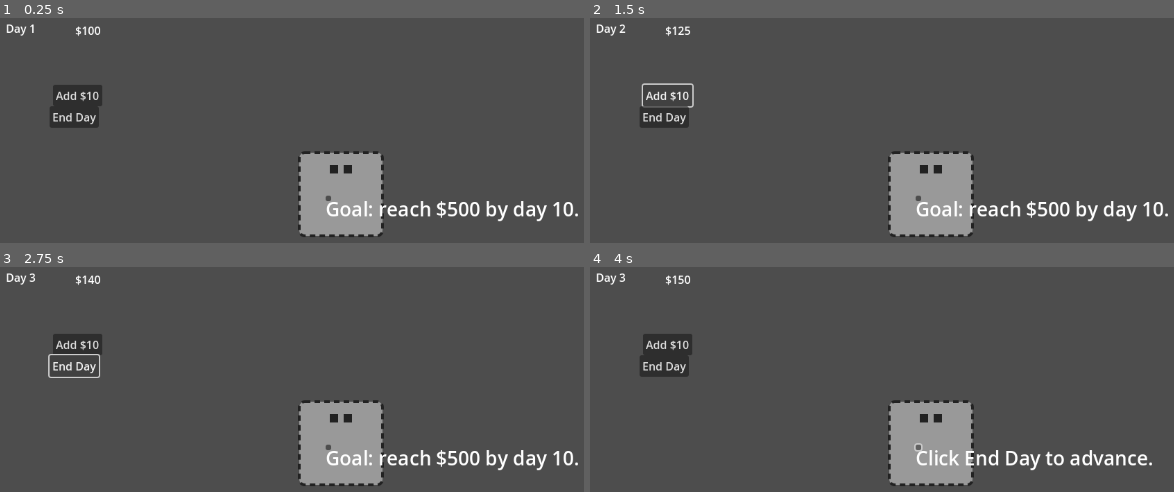
Above: before the commit, frames 1-4 (two rows, left to right).
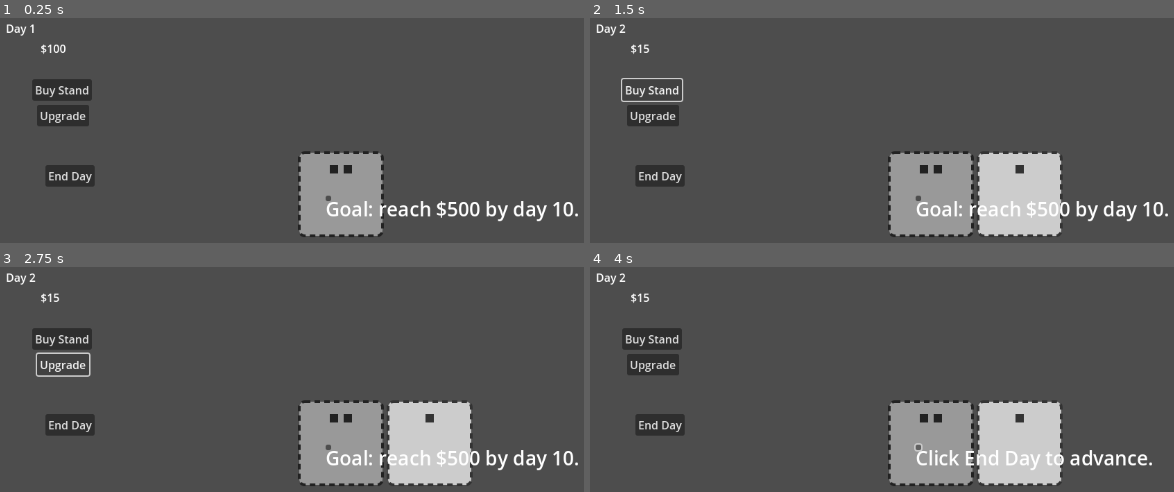
Above: after the commit, the same moments.

Repository: naddicott-dtech/tycoon-template
Game: Godot game, scene res://scenes/Main.tscn
The game is run twice, just before and just after one commit, with the same random seed, the same clock (stepped at 60 frames per second) and the same inputs.
Inputs (mouse positions are in pixels of both pictures, inside the frame that each line leads up to):
- Up to frame 1 (0.25 s): no input
- Up to frame 2 (1.5 s): click "End Day" at 0.5 s; click (654, 90) at 1.25 s, where only the run after the commit has a clickable "Buy Stand"
- Up to frame 3 (2.75 s): click (64, 363) at 2 s, where only the run after the commit has a clickable "Upgrade"
- Up to frame 4 (4 s): click (665, 343) at 2.75 s, where only the run before the commit has a clickable "Add $10"; click (917, 447) at 3.5 s

The runs differ from the first frame. In frame 1, 2.4% of the frame differs, in the area x 5-18%, y 3-75%; in frame 2, 7.2%; in frame 3, 7.5%; in frame 4, 7.6%, in the area x 4-81%, y 3-98%.

Commit message:
Slice 5: the invest loop (buy / upgrade / upkeep)
Add the spend-to-grow core decision so the template feels like a real tycoon
instead of a frame with only an End Day button.

- Shop.gd (new autoload): the one place money is spent. Holds no numbers —
  reads buy_cost / upgrade_cost / upkeep_per_stand off the current level and
  spends through Globals. buy_stand() rows new stands to the right of existing
  ones (clear of the HUD); upgrade_all() levels every stand for one flat cost;
  charges upkeep on day_ended (fires before income, so the day nets out).
- Stand.gd: capped upgrade() + joins the "stand" group so the Shop finds them.
- Level.gd: per-level economy knobs (upkeep_per_stand defaults 0 = off).
- HUD: Buy / Upgrade buttons, code-wired to Shop like End Day -> Globals.end_day.
- Docs: README loop + knob table (+ stale GoalManager->Level1 goal fix),
  TEMPLATE manifest, CHALLENGES reworked (upgrade/upkeep now built-in; new
  extend-it rungs: per-stand upgrade, own rent, escalating cost, layout).

Co-Authored-By: Claude Opus 4.8 (1M context) <noreply@anthropic.com>

Diff:
--- /dev/null
+++ b/autoload/Shop.gd
@@ -0,0 +1,78 @@
+# Shop.gd
+#
+# This script is an AUTOLOAD (set up in Project > Project Settings > Globals),
+# so there is ONE Shop alive the whole game, reachable by typing "Shop." anywhere.
+#
+# The Shop is the ONE place the player spends money. It holds no prices of its
+# own — it reads them off whichever level is loaded right now (the level in the
+# "current_level" group) and spends through Globals.add_money(). The HUD's "Buy
+# Stand" and "Upgrade All" buttons call these functions by name, the same way the
+# "End Day" button calls Globals.end_day() — so the money trail is easy to follow.
+extends Node
+
+# The prefab a "Buy" creates, and how far apart auto-placed stands sit. The row
+# just marches to the right — tidier layouts (a grid, wrapping rows) are a challenge.
+const STAND_SCENE := preload("res://scenes/entities/Stand.tscn")
+const STAND_SPACING := 128.0   # pixels between bought stands
+
+func _ready() -> void:
+	# When a day ends, charge upkeep. (We're an autoload, so this runs before the
+	# Stands earn — the day's rent is taken out, then income comes in.)
+	SignalBus.day_ended.connect(_on_day_ended)
+
+# Buy one more stand, if the player can afford this level's buy_cost.
+func buy_stand() -> void:
+	var level := _current_level()
+	if level == null:
+		return
+	if Globals.money < level.buy_cost:
+		return   # not enough money — do nothing
+	Globals.add_money(-level.buy_cost)   # spend (a negative amount takes money away)
+	var stand := STAND_SCENE.instantiate()
+	stand.position = _next_stand_position()
+	# Drop it next to the other stands. Levels keep their stands under "Entities";
+	# if that node isn't there, fall back to the level root so a buy still works.
+	var parent: Node = level
+	var entities := level.get_node_or_null("Entities")
+	if entities != null:
+		parent = entities
+	parent.add_child(stand)
+
+# Where the next bought stand goes: one step to the right of the stand you placed
+# last, so they grow in a tidy row out from your existing stands — NOT on top of the
+# money display at the top-left. Smarter layouts (a grid, wrapping rows) are a challenge.
+func _next_stand_position() -> Vector2:
+	var stands := get_tree().get_nodes_in_group("stand")
+	if stands.is_empty():
+		return Vector2.ZERO
+	var last_stand: Node2D = stands[stands.size() - 1]
+	return last_stand.position + Vector2(STAND_SPACING, 0)
+
+# Upgrade EVERY stand by one level for a single flat price (this level's upgrade_cost).
+func upgrade_all() -> void:
+	var level := _current_level()
+	if level == null:
+		return
+	if Globals.money < level.upgrade_cost:
+		return   # not enough money — do nothing
+	Globals.add_money(-level.upgrade_cost)
+	for stand in get_tree().get_nodes_in_group("stand"):
+		stand.upgrade()
+
+# Charge daily upkeep: this level's per-stand rate times how many stands you own.
+func _on_day_ended(_day_number: int) -> void:
+	var level := _current_level()
+	if level == null:
+		return
+	var count := get_tree().get_nodes_in_group("stand").size()
+	var bill := _upkeep_total(level.upkeep_per_stand, count)
+	if bill > 0:
+		Globals.add_money(-bill)
+
+# Pulled out as its own tiny function with no outside connections, so the upkeep
+# math is easy to read AND easy to test.
+func _upkeep_total(rate: int, count: int) -> int:
+	return rate * count
+
+func _current_level() -> Node:
+	return get_tree().get_first_node_in_group("current_level")
--- a/project.godot
+++ b/project.godot
@@ -21,6 +21,7 @@
 SignalBus="*res://autoload/SignalBus.gd"
 SaveManager="*res://autoload/SaveManager.gd"
 AudioManager="*res://autoload/AudioManager.gd"
+Shop="*res://autoload/Shop.gd"
 
 [rendering]
 
--- a/scenes/entities/Stand.gd
+++ b/scenes/entities/Stand.gd
@@ -28,10 +28,22 @@
 	# Subscribe to the bulletin board: when a day ends, earn money. Because each
 	# Stand signs itself up here, a duplicated Stand just works — no wiring.
 	SignalBus.day_ended.connect(_on_day_ended)
+	# Join the "stand" group so the Shop can find and count every stand at once
+	# (that's how Upgrade All reaches all of them, and how upkeep is totaled).
+	add_to_group("stand")
 	_show_level_picture()
 
 func _on_day_ended(_day_number: int) -> void:
 	Globals.add_money(income_for_day())
+
+# Raise this stand one level (LEVEL_1 → LEVEL_2 → LEVEL_3), and stop at the top.
+# The Shop calls this when the player pays to upgrade. We only change the tier:
+# earning more and showing the new picture both follow from it automatically
+# (see the two "match tier" blocks below) — so there's nothing else to keep in sync.
+func upgrade() -> void:
+	if tier < Tier.LEVEL_3:
+		tier = (tier + 1) as Tier
+	_show_level_picture()
 
 # How much this stand earns in one day. It's kept as its own little function with
 # no outside connections, which makes it easy to read AND easy to test.
--- a/scenes/levels/Level.gd
+++ b/scenes/levels/Level.gd
@@ -14,5 +14,12 @@
 @export var goal_money: int = 500    # reach this much money to WIN this level
 @export var deadline_day: int = 10   # hit the goal by the end of this day
 
+# The shopping prices for THIS level. They live here (not in the Shop) so a later,
+# harder level — say a food truck — can charge more than the front lawn does.
+@export var buy_cost: int = 100        # cost to buy one more stand
+# Starts OFF (0). Raise it to make daily rent a real pressure on the player.
+@export var upgrade_cost: int = 150    # cost to upgrade ALL your stands one level
+@export var upkeep_per_stand: int = 0  # money each stand costs you per day
+
 func _ready() -> void:
 	add_to_group("current_level")
--- a/scenes/ui/HUD.gd
+++ b/scenes/ui/HUD.gd
@@ -30,6 +30,11 @@
 	# in code so it's wired the instant the scene loads — you never have to open
 	# the Node panel and connect a signal yourself.
 	%EndDayButton.pressed.connect(Globals.end_day)
+	# The shop buttons spend money to grow your business: buy another stand, or
+	# upgrade all the stands you own. Same idea as End Day — the button just calls
+	# a function by name (see Shop.gd for what each one does).
+	%BuyButton.pressed.connect(Shop.buy_stand)
+	%UpgradeButton.pressed.connect(Shop.upgrade_all)
 
 # A "handler" is just a function that runs in response to a signal. By Godot
 # convention these are named _on_<thing>. This one updates the money label.
--- a/scenes/ui/HUD.tscn
+++ b/scenes/ui/HUD.tscn
@@ -8,14 +8,15 @@
 offset_right = 40.0
 offset_bottom = 40.0
 script = ExtResource("1_kw0id")
+show_debug_buttons = false
 
 [node name="MoneyLabel" type="Label" parent="."]
 unique_name_in_owner = true
 layout_mode = 0
-offset_left = 141.0
-offset_top = 20.0
-offset_right = 181.0
-offset_bottom = 43.0
+offset_left = 91.0
+offset_top = 46.0
+offset_right = 131.0
+offset_bottom = 69.0
 
 [node name="DayLabel" type="Label" parent="."]
 unique_name_in_owner = true
@@ -28,19 +29,37 @@
 [node name="AddMoneyButton" type="Button" parent="."]
 unique_name_in_owner = true
 layout_mode = 0
-offset_left = 109.0
-offset_top = 110.0
-offset_right = 180.0
-offset_bottom = 141.0
+offset_left = 103.0
+offset_top = 195.0
+offset_right = 174.0
+offset_bottom = 226.0
 text = "Add $10"
 
 [node name="EndDayButton" type="Button" parent="."]
 unique_name_in_owner = true
 layout_mode = 0
-offset_left = 104.0
-offset_top = 141.0
-offset_right = 175.0
-offset_bottom = 172.0
+offset_left = 98.0
+offset_top = 226.0
+offset_right = 169.0
+offset_bottom = 257.0
 text = "End Day"
 
+[node name="BuyButton" type="Button" parent="."]
+unique_name_in_owner = true
+layout_mode = 0
+offset_left = 79.0
+offset_top = 102.0
+offset_right = 165.0
+offset_bottom = 133.0
+text = "Buy Stand"
+
+[node name="UpgradeButton" type="Button" parent="."]
+unique_name_in_owner = true
+layout_mode = 0
+offset_left = 86.0
+offset_top = 139.0
+offset_right = 161.0
+offset_bottom = 170.0
+text = "Upgrade"
+
 [connection signal="pressed" from="AddMoneyButton" to="." method="_on_add_money_button_pressed"]
Not shown, added: autoload/Shop.gd.uid
Not shown: 1 places in scenes/levels/level1.tscn that only renumber resources
Not shown, changed: CHALLENGES.md
Not shown, changed: README.md
Not shown, changed: TEMPLATE.md
